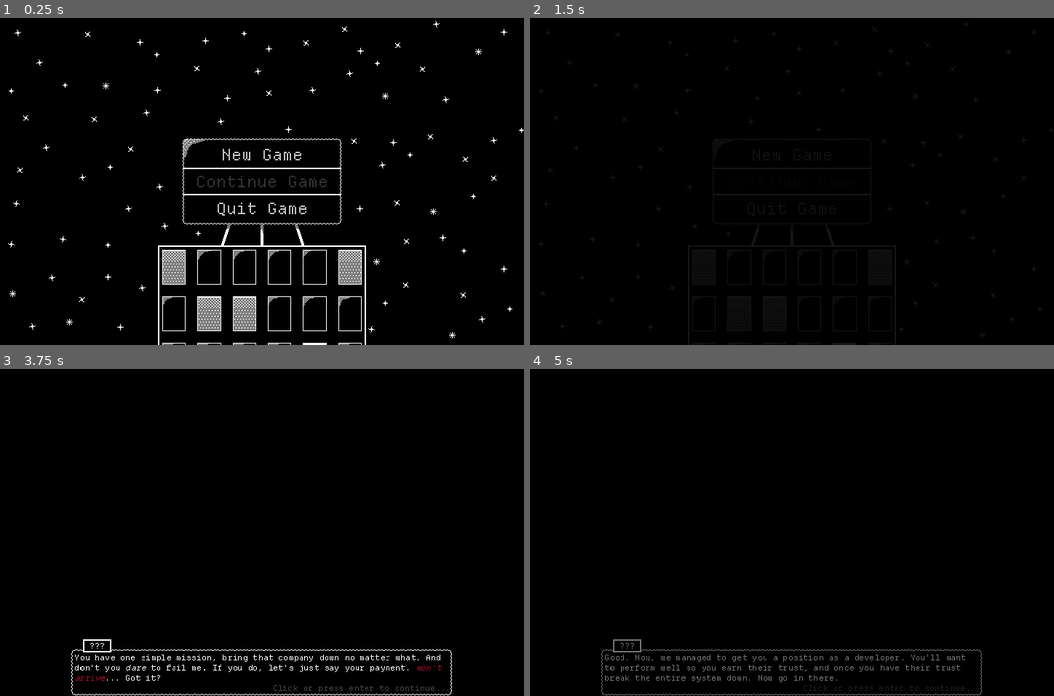
Above: before the commit, frames 1-4 (two rows, left to right).
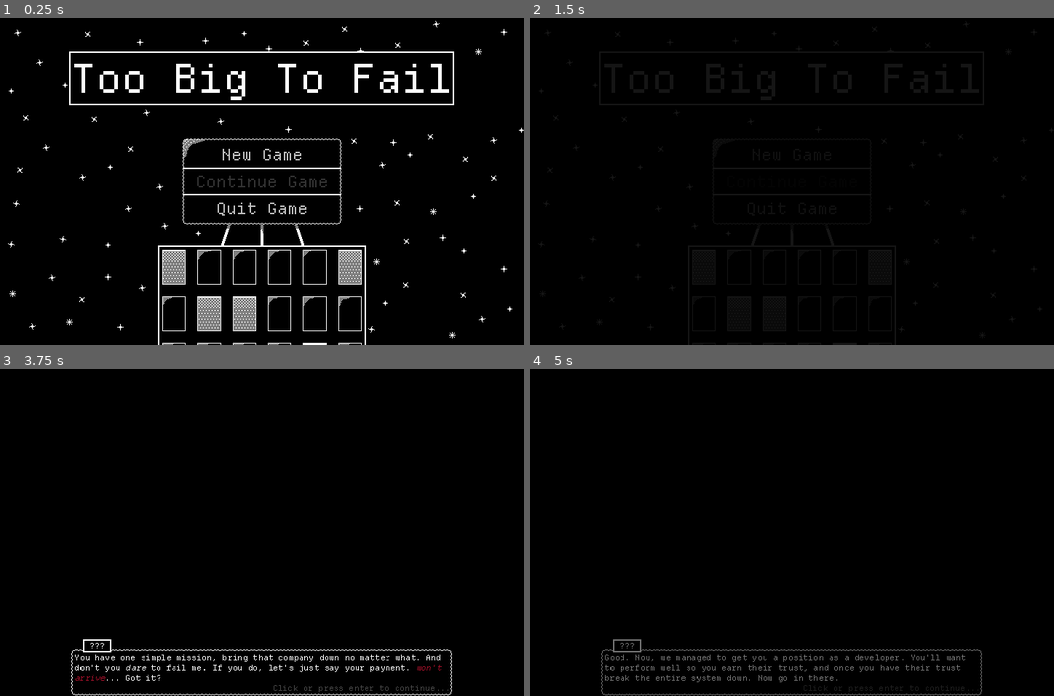
Above: after the commit, the same moments.

Repository: GemDust0/TooBigToFail
Game: Godot game, scene res://Scenes/TitleScreen.tscn
Same seed, same stepped clock (60 frames per second), same inputs: the game is played once before the commit and once after it.
Inputs (mouse positions are in pixels of both pictures, inside the frame that each line leads up to):
- Up to frame 1 (0.25 s): no input
- Up to frame 2 (1.5 s): click "New Game" at 0.5 s; tap Enter (enter) at 1.25 s; move the mouse to (907, 165) at 1.27 s; hold Enter (enter) from 1.28 s (still down); click (907, 165) at 1.42 s
- Up to frame 3 (3.75 s): tap Space at 2, 3.5 s; move the mouse to (157, 548) at 2.02 s; release Enter (enter) at 2.03 s; click (157, 548) at 2.1 s; tap Enter (enter) at 2.75 s; move the mouse to (314, 460) at 2.77 s; hold Enter (enter) 2.78-3.53 s; click (314, 460) at 2.92 s; move the mouse to (235, 597) at 3.52 s; click (235, 597) at 3.6 s
- Up to frame 4 (5 s): tap Enter (enter) at 4.25 s; move the mouse to (949, 581) at 4.27 s; hold Enter (enter) from 4.28 s (still down); click (949, 581) at 4.42 s

The runs differ from the first frame. In frame 1, 2.2% of the frame differs, in the area x 13-87%, y 10-27%; in frame 2, less than 0.1%; in frame 3, less than 0.1%; in frame 4, less than 0.1%.

Commit message:
Snitch buff

Diff:
--- a/Scenes/TitleScreen.tscn
+++ b/Scenes/TitleScreen.tscn
@@ -62,5 +62,36 @@
 [node name="TransitionObject" parent="CanvasLayer" unique_id=1894568809 instance=ExtResource("5_emot1")]
 should_fade_in = false
 
+[node name="PanelContainer" type="PanelContainer" parent="." unique_id=1982205045]
+offset_right = 720.0
+offset_bottom = 166.0
+
+[node name="TitleContainer" type="MarginContainer" parent="PanelContainer" unique_id=960663635]
+layout_mode = 2
+size_flags_horizontal = 4
+size_flags_vertical = 4
+
+[node name="ColorRect" type="ColorRect" parent="PanelContainer/TitleContainer" unique_id=917159612]
+layout_mode = 2
+
+[node name="MarginContainer" type="MarginContainer" parent="PanelContainer/TitleContainer" unique_id=582261687]
+layout_mode = 2
+theme_override_constants/margin_left = 2
+theme_override_constants/margin_top = 2
+theme_override_constants/margin_right = 2
+theme_override_constants/margin_bottom = 2
+
+[node name="ColorRect" type="ColorRect" parent="PanelContainer/TitleContainer/MarginContainer" unique_id=622681275]
+layout_mode = 2
+color = Color(0, 0, 0, 1)
+
+[node name="Title" type="Label" parent="PanelContainer/TitleContainer/MarginContainer" unique_id=1993190528]
+layout_mode = 2
+size_flags_vertical = 1
+theme_override_font_sizes/font_size = 55
+text = "Too Big To Fail"
+horizontal_alignment = 1
+vertical_alignment = 1
+
 [connection signal="pressed" from="CanvasLayer/VBoxContainer/NewGame" to="." method="_on_new_game_pressed"]
 [connection signal="pressed" from="CanvasLayer/VBoxContainer/ExitGame" to="." method="_on_exit_game_pressed"]
Not shown, added: export_presets.cfg
